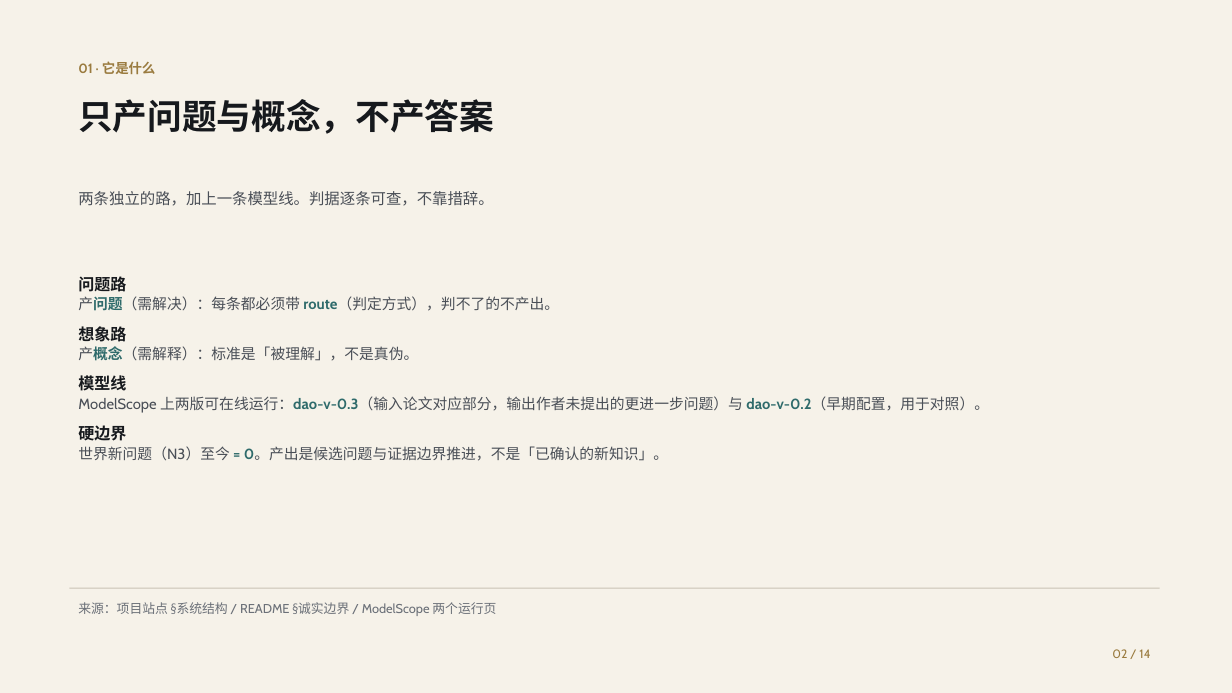
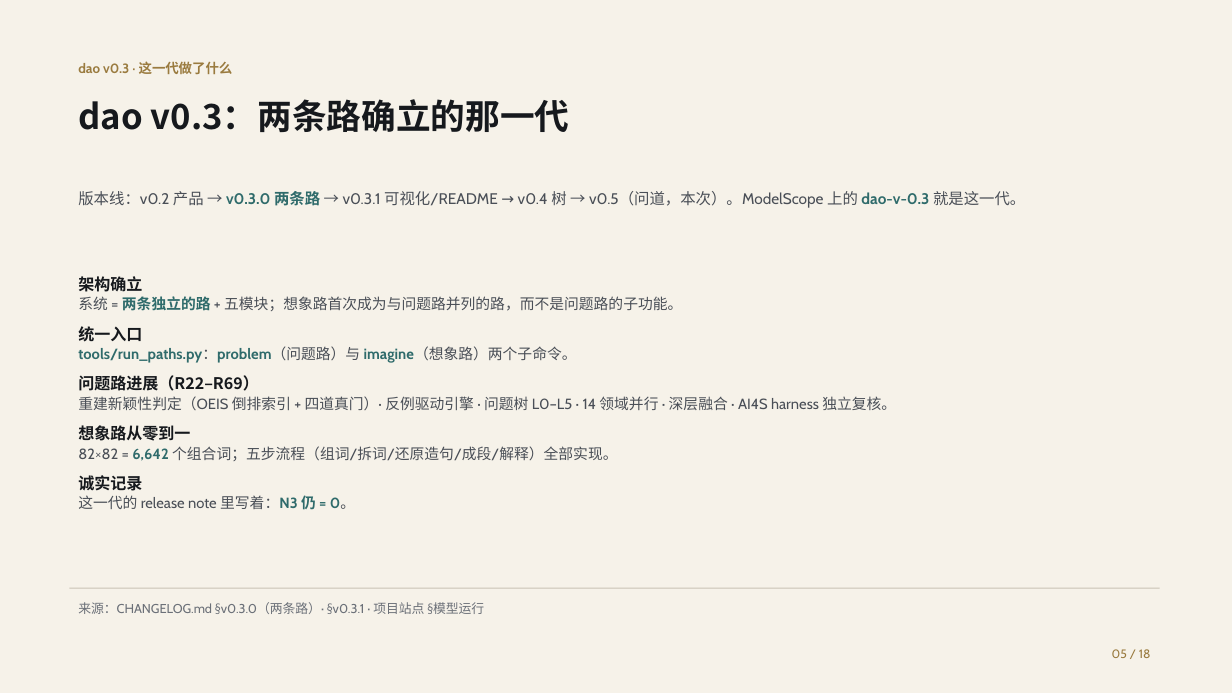
Before and after one commit to shikunpneg/ask-dao, a slide deck: slide 5 of docs/ppt/ask-dao-biomed-deck.pptx (slide 2 before the commit). Drawn at 1232x693 pixels with LibreOffice and Linux fonts; fonts in the diff are those of the drawing. Boxes give left, top, right and bottom in pixels: in the first picture for what was removed or moved away, otherwise in the second. Text is boxed around its words. In the diff, an @@ line names an element or a change of style, - is before the commit and + after.

Commit message:
PPT 重构为你要的结构：原理（先讲）→ dao v0.3 结果 → 问道结果 → 扩展结果（其他领域），每块带「为什么是新问题/新知识」的验证；18 页

```diff
--- a/docs/ppt/ask-dao-biomed-deck.pptx
+++ b/docs/ppt/ask-dao-biomed-deck.pptx
@@ text at box(78, 61, 233, 74): text changed @@
-01 · 它是什么
+dao v0.3 · 这一代做了什么
@@ text at box(78, 99, 570, 132): text changed @@
-只产问题与概念，不产答案
+dao v0.3：两条路确立的那一代
@@ text at box(78, 191, 1025, 208): text changed @@
-两条独立的路，加上一条模型线。判据逐条可查，不靠措辞。
+版本线：v0.2 产品 → v0.3.0 两条路 → v0.3.1 可视化/README → v0.4 树 → v0.5（问道，本次）。ModelScope 上的 dao-v-0.3 就是这一代。
@@ text at box(78, 276, 896, 510): text changed @@
-问题路
-产问题（需解决）：每条都必须带 route（判定方式），判不了的不产出。
-想象路
-产概念（需解释）：标准是「被理解」，不是真伪。
-模型线
-ModelScope 上两版可在线运行：dao-v-0.3（输入论文对应部分，输出作者未提出的更进一步问题）与 dao-v-0.2（早期配置，用于对照）。
-硬边界
-世界新问题（N3）至今 = 0。产出是候选问题与证据边界推进，不是「已确认的新知识」。
+架构确立
+系统 = 两条独立的路 + 五模块；想象路首次成为与问题路并列的路，而不是问题路的子功能。
+统一入口
+tools/run_paths.py：problem（问题路）与 imagine（想象路）两个子命令。
+问题路进展（R22–R69）
+重建新颖性判定（OEIS 倒排索引 + 四道真门）· 反例驱动引擎 · 问题树 L0–L5 · 14 领域并行 · 深层融合 · AI4S harness 独立复核。
+想象路从零到一
+82×82 = 6,642 个组合词；五步流程（组词/拆词/还原造句/成段/解释）全部实现。
+诚实记录
+这一代的 release note 里写着：N3 仍 = 0。
@@ text at box(78, 602, 484, 614): text changed @@
-来源：项目站点 §系统结构 / README §诚实边界 / ModelScope 两个运行页
+来源：CHANGELOG.md §v0.3.0（两条路）· §v0.3.1 · 项目站点 §模型运行
@@ text at box(1112, 649, 1151, 658): text changed @@
-02 / 14
+05 / 18
```
Also in this commit, not shown: 7 other slides changed, 10 slides added, 6 slides removed, 21 other files.
